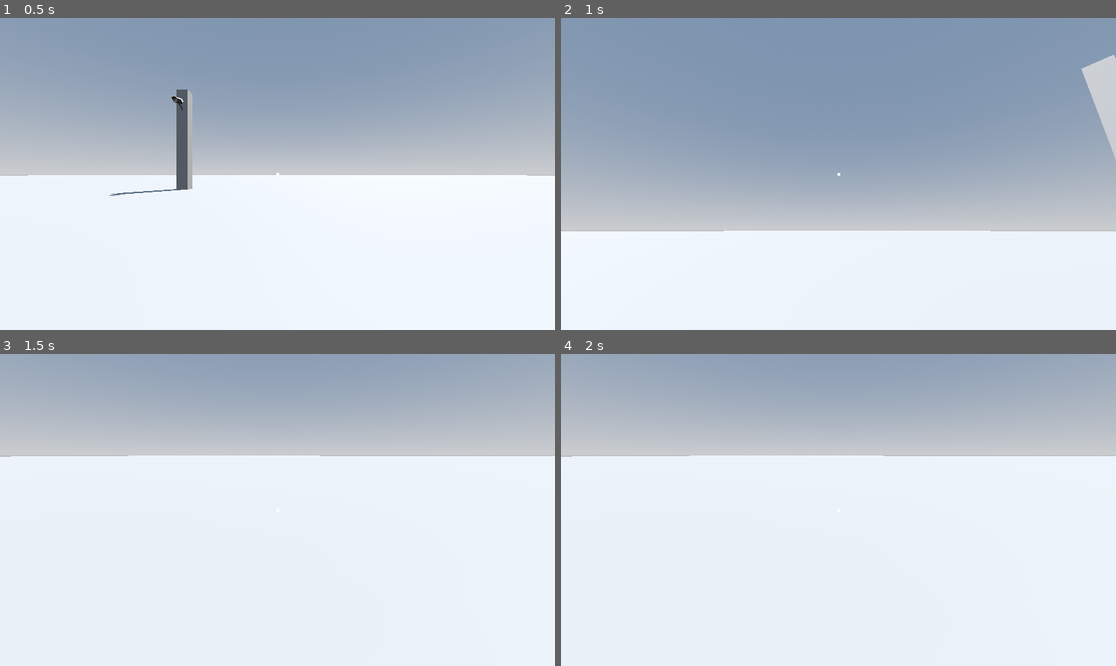
Above: before the commit, frames 1-4 (two rows, left to right).
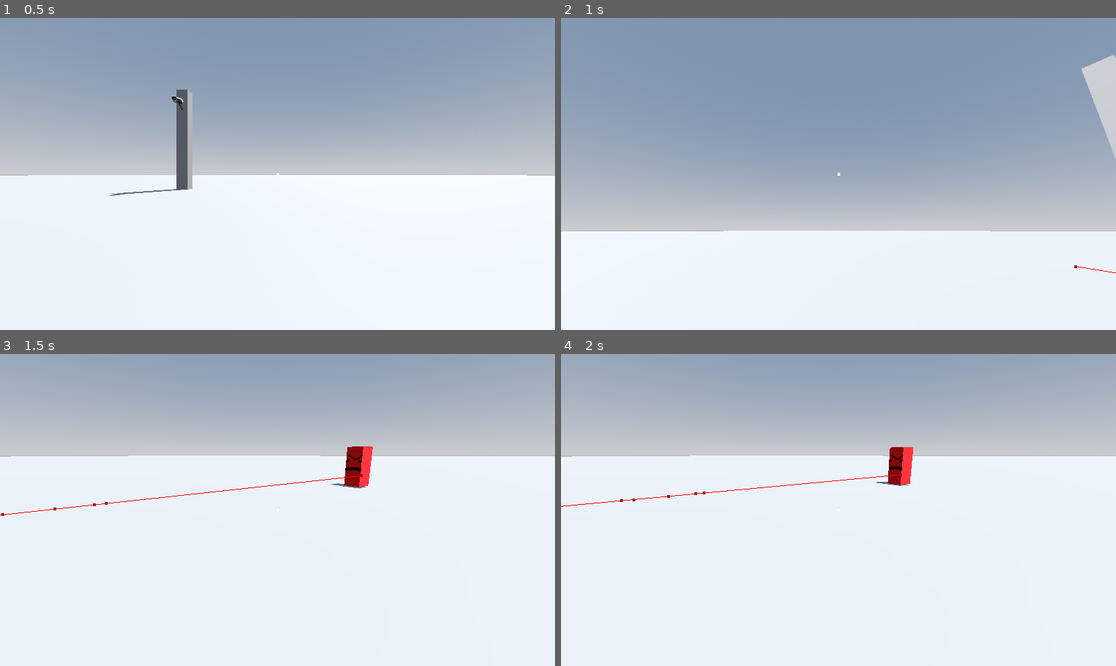
Above: after the commit, the same moments.

Repository: Rubix334/Extrica
Game: Godot game, scene res://level.tscn
The game is run twice, just before and just after one commit, with the same random seed, the same clock (stepped at 60 frames per second) and the same inputs.
Inputs (mouse positions are in pixels of both pictures, inside the frame that each line leads up to):
- Up to frame 1 (0.5 s): no input
- Up to frame 2 (1 s): move the mouse to (960, 158) at 0.52 s; hold D (right) from 0.53 s (still down); tap Ctrl (crouch) at 0.6 s
- Up to frame 3 (1.5 s): move the mouse to (166, 525) at 1.27 s; release D (right) at 1.28 s; hold S (back) from 1.28 s (still down); tap Q (hack) at 1.35 s
- Up to frame 4 (2 s): keep holding S (back)

Frame 1 is identical in both runs. In frame 2, less than 0.1% of the frame differs, in the area x 92-100%, y 79-82%; in frame 3, 0.8%, in the area x 0-68%, y 29-52%; in frame 4, 0.7%.

Commit message:
Enemy AI ALMOST DONE. Weird bug when player is seen

Diff:
--- a/Extrica/enemy.gd
+++ b/Extrica/enemy.gd
@@ -38,8 +38,13 @@
 	_update_path(delta)
 
 	match state:
+		State.IDLE:   _state_idle()
 		State.PATROL: _state_patrol(delta)
-
+		State.CHASE:  _state_chase(delta)
+		State.ATTACK: _state_attack()
+		State.RETURN: _state_return(delta)
+
+	_looking()
 	_apply_gravity(delta)
 	move_and_slide()
 
@@ -96,12 +101,38 @@
 	else:
 		velocity.y = 0.0
 
+func _can_see_player() -> bool:
+	return target and vision_ray.is_colliding() and vision_ray.get_collider() == target
+
+func _looking() -> void:
+	if not target:
+		return
+
+	var to_player = (target.global_transform.origin - global_transform.origin).normalized()
+	var forward = -global_transform.basis.z
+	var angle_deg = rad_to_deg(acos(clamp(forward.dot(to_player), -1.0, 1.0)))
+	if angle_deg > VIEW_ANGLE * 0.5:
+		return
+
+	var ray_forward = -vision_ray.global_transform.basis.z
+	var new_dir = ray_forward.slerp(to_player, SMOOTHING_FACTOR).normalized()
+	vision_ray.look_at(vision_ray.global_transform.origin + new_dir, Vector3.UP)
+
 func _enter_state(new_state: State) -> void:
 	state = new_state
 	match state:
 		State.PATROL:
 			patrol_timer = 0
 			_go_to_next_patrol_point()
+		State.INVESTIGATE:
+			investigate_timer = 0.0
+			agent.set_target_position(investigate_position)
+		State.CHASE, State.INVESTIGATE:
+			return_position = global_transform.origin
+
+func _state_idle() -> void:
+	if _can_see_player():
+		_enter_state(State.CHASE)
 
 func _state_patrol(delta:float) -> void:
 	if agent.is_navigation_finished():
@@ -114,3 +145,56 @@
 				_go_to_next_patrol_point()
 	else:
 		_walk_to(agent.get_next_path_position(),speed_walk)
+
+	if _can_see_player():
+		_enter_state(State.CHASE)
+
+func _state_chase(delta: float) -> void:
+	if not target:
+		_enter_state(State.RETURN)
+		return
+
+	_walk_to(agent.get_next_path_position(), speed_run)
+
+	if global_transform.origin.distance_to(target.global_transform.origin) < attack_range:
+		_enter_state(State.ATTACK)
+	elif not _can_see_player():
+		investigate_position = target.global_transform.origin
+		_enter_state(State.INVESTIGATE)
+
+func _state_attack() -> void:
+	#velocity = Vector3.ZERO
+	#anim.play("attack")
+	#kill player and reset
+	_enter_state(State.CHASE)
+	pass
+
+
+func _state_investigate(delta:float) -> void:
+	if agent.is_navigation_finished():
+		if investigate_timer <= 0.0:
+			investigate_timer = investigate_wait_time
+			_stop_and_idle()
+		else:
+			investigate_timer -= delta
+			if investigate_timer <= 0.0:
+				_enter_state(State.RETURN)
+	else:
+		_walk_to(agent.get_next_path_position(),speed_walk)
+
+	if _can_see_player():
+		_enter_state(State.CHASE)
+
+func _state_return(delta:float) -> void:
+	if agent.is_navigation_finished():
+		_enter_state(State.PATROL)
+	else:
+		_walk_to(agent.get_next_path_position(), speed_walk)
+
+	if _can_see_player():
+		_enter_state(State.CHASE)
+
+func hear_noise(pos:Vector3) -> void:
+	if state not in [State.CHASE, State.ATTACK]:
+		investigate_position = pos
+		_enter_state(State.INVESTIGATE)
--- a/Extrica/enemy.tscn
+++ b/Extrica/enemy.tscn
@@ -26,7 +26,7 @@
 shape = SubResource("CapsuleShape3D_7k104")
 
 [node name="RayCast3D" type="RayCast3D" parent="." unique_id=1887829794]
-transform = Transform3D(1, 0, 0, 0, 1, 0, 0, 0, 1, 0, 0.5741303, 0)
+transform = Transform3D(1, 0, 0, 0, 1, 0, 0, 0, 1, 0, 0.38133144, 0)
 target_position = Vector3(0, 0, -10)
 
 [node name="NavigationAgent3D" type="NavigationAgent3D" parent="." unique_id=885817445]
--- a/Extrica/level.tscn
+++ b/Extrica/level.tscn
@@ -43,9 +43,20 @@
 transform = Transform3D(1, 0, 0, 0, 0.9772718, -0.21199004, 0, 0.21199004, 0.9772718, -8.540968, 8.12883, -17.526684)
 player = NodePath("../Player")
 
-[node name="Enemy" parent="." unique_id=2036158031 node_paths=PackedStringArray("player") instance=ExtResource("4_0b4ue")]
+[node name="Enemy" parent="." unique_id=2036158031 node_paths=PackedStringArray("player", "patrol_points") instance=ExtResource("4_0b4ue")]
 transform = Transform3D(-0.008668271, -0.0007993776, -0.99996215, 0, 0.9999997, -0.00079940766, 0.99996245, -6.929482e-06, -0.008668268, -13.456046, 1.8417788, 0.044928312)
+collision_mask = 3
 player = NodePath("../Player")
+patrol_points = [NodePath("../PatrolPoints/Point1"), NodePath("../PatrolPoints/Point2")]
+
+[node name="PatrolPoints" type="Node3D" parent="." unique_id=1907447706]
+transform = Transform3D(-0.008668271, -0.0007993776, -0.99996215, 0, 0.9999997, -0.00079940766, 0.99996245, -6.929482e-06, -0.008668268, -13.456046, 1.8417788, 0.044928312)
+
+[node name="Point1" type="Marker3D" parent="PatrolPoints" unique_id=1660342290]
+transform = Transform3D(1, -1.364242e-12, 0, -4.5474735e-13, 1, -2.3653968e-10, 3.7252903e-09, 2.2915003e-10, 1, 23.243876, -0.010426998, -13.043796)
+
+[node name="Point2" type="Marker3D" parent="PatrolPoints" unique_id=983714950]
+transform = Transform3D(1, -1.364242e-12, 0, -9.094947e-13, 1, -2.9474734e-10, 4.656613e-09, 2.873577e-10, 1, 9.533475, -0.011855125, -14.830048)
 
 [node name="NavigationRegion3D" type="NavigationRegion3D" parent="." unique_id=979623761]
 navigation_mesh = SubResource("NavigationMesh_0b4ue")
